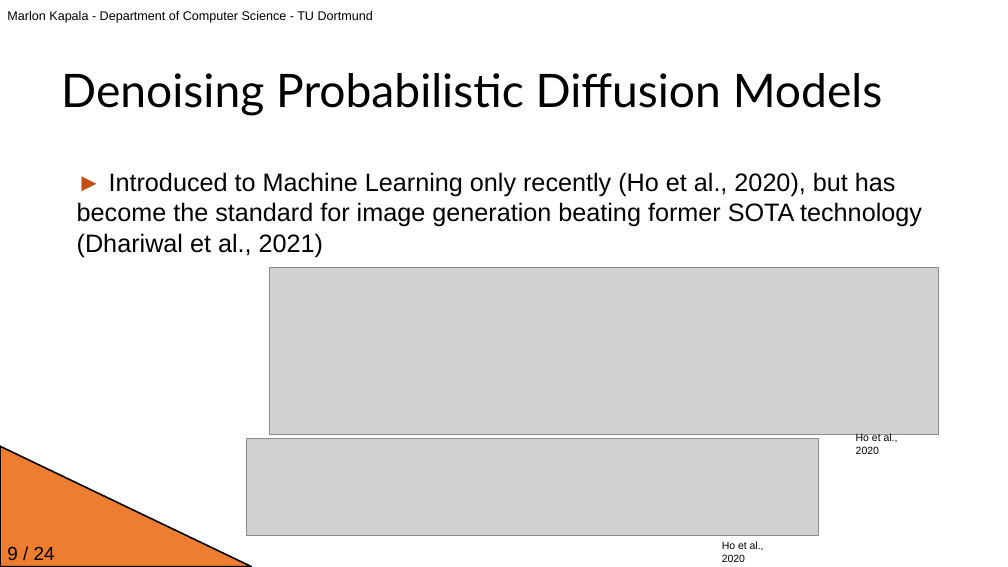
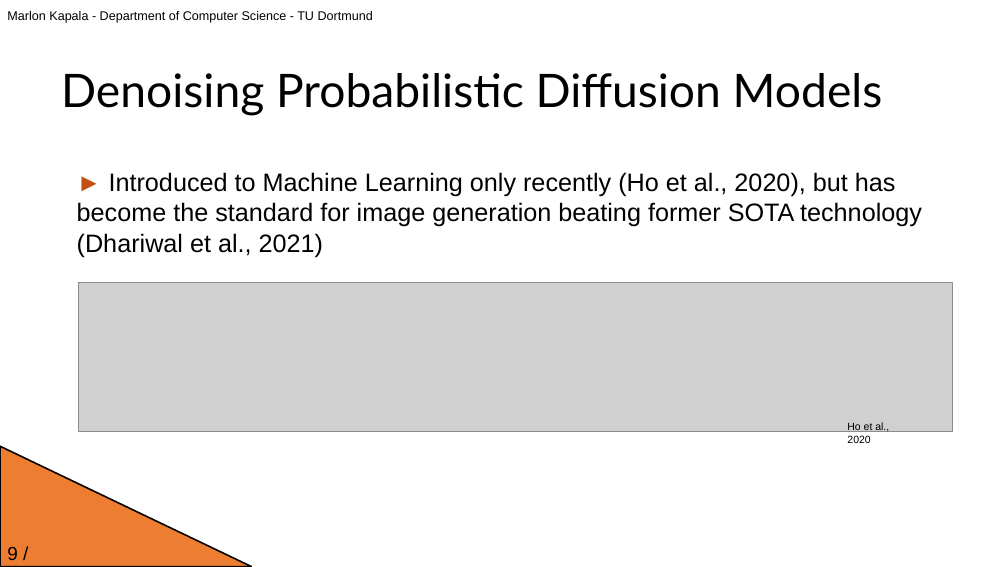
Before and after one commit to JavaLangMarlon/ddm-proseminar-tu-dortmund, a slide deck: slide 9 of presentation.pptx. Drawn at 1008x567 pixels with LibreOffice and Linux fonts; fonts in the diff are those of the drawing; grey boxes stand for pictures; background and template pictures are left out. Boxes give left, top, right and bottom in pixels: in the first picture for what was removed or moved away, otherwise in the second. Text is boxed around its words. In the diff, an @@ line names an element or a change of style, - is before the commit and + after.

```diff
--- a/presentation.pptx
+++ b/presentation.pptx
@@ picture removed at bbox=[269, 268, 939, 434] @@
@@ picture: place and size @@
-picture at bbox=[247, 439, 819, 536]
+picture at bbox=[78, 283, 952, 432]
@@ text "Ho et al., 2020": place and size @@
-text "Ho et al., 2020" at bbox=[856, 433, 898, 454]
+text "Ho et al., 2020" at bbox=[847, 422, 889, 443]
@@ text removed at bbox=[722, 541, 764, 562] @@
-Ho et al., 2020
```
Also in this commit, not shown: 23 other slides changed, 1 slide added, 1 other file.
